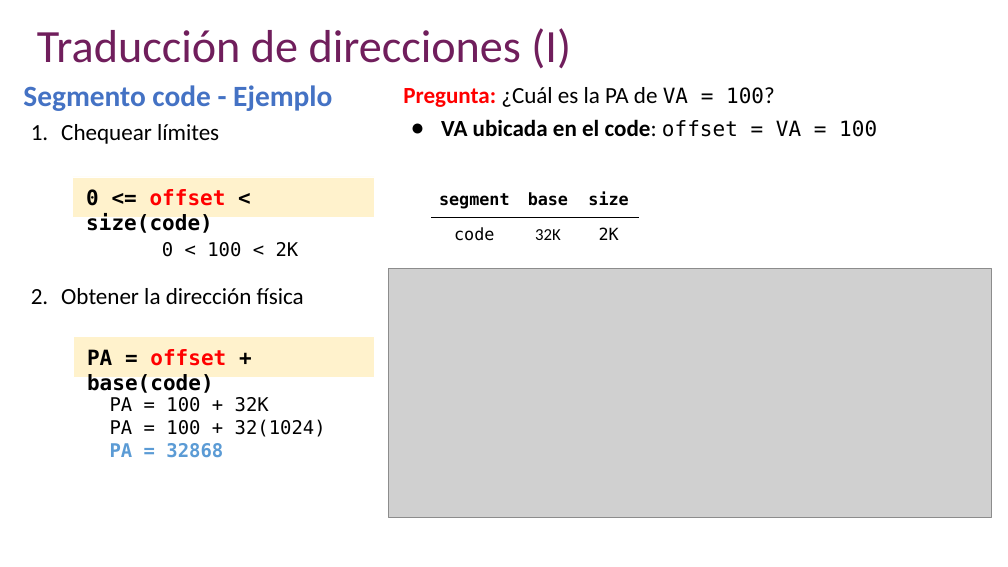
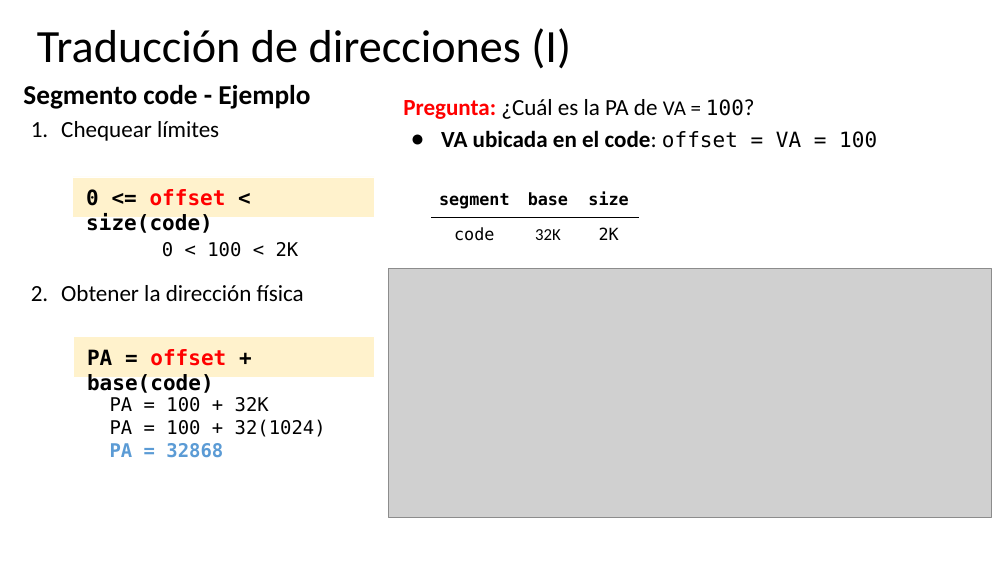
Before and after one commit to udea-so/apuntes_2026-2_SO-virtual, a slide deck: slide 27 of clase_09/SO_apuntes_clase9.pptx (slide 21 before the commit). Drawn at 1008x567 pixels with LibreOffice and Linux fonts; fonts in the diff are those of the drawing; grey boxes stand for pictures. Boxes give left, top, right and bottom in pixels: in the first picture for what was removed or moved away, otherwise in the second. Text is boxed around its words. In the diff, an @@ line names an element or a change of style, - is before the commit and + after.

```diff
--- a/clase_09/SO_apuntes_clase9.pptx
+++ b/clase_09/SO_apuntes_clase9.pptx
@@ title "Traducción de direcciones (I)" at (37, 28, 571, 69): text colour #701E5C to #000000 @@
@@ text at (23, 85, 310, 109): size 28 to 26 pt, text colour #4472C4 to #000000 in "Segmento code - Ejemplo" @@
@@ text "Pregunta: ¿Cuál es la PA ...": place and size @@
-text "Pregunta: ¿Cuál es la PA ..." at (403, 87, 877, 137)
+text "Pregunta: ¿Cuál es la PA ..." at (403, 99, 877, 148)
@@ text at (403, 99, 744, 119): font DejaVu Sans Mono to Calibri in "VA =" @@
```
Also in this commit, not shown: 46 other slides changed, 12 slides added, 1 slide removed, 6 other files.
